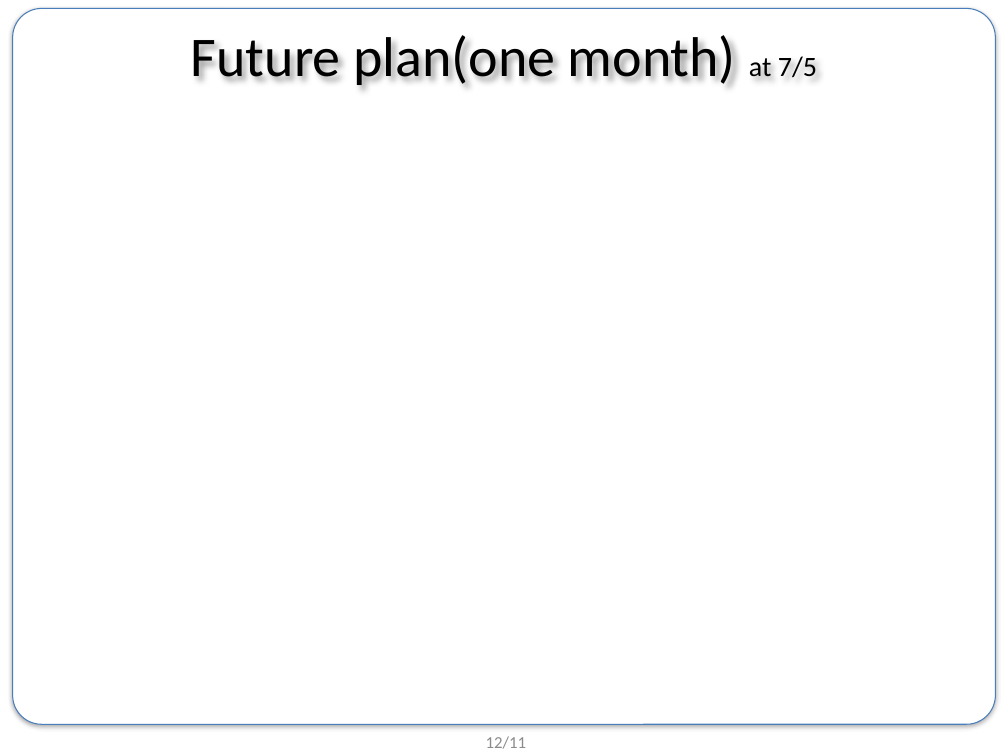
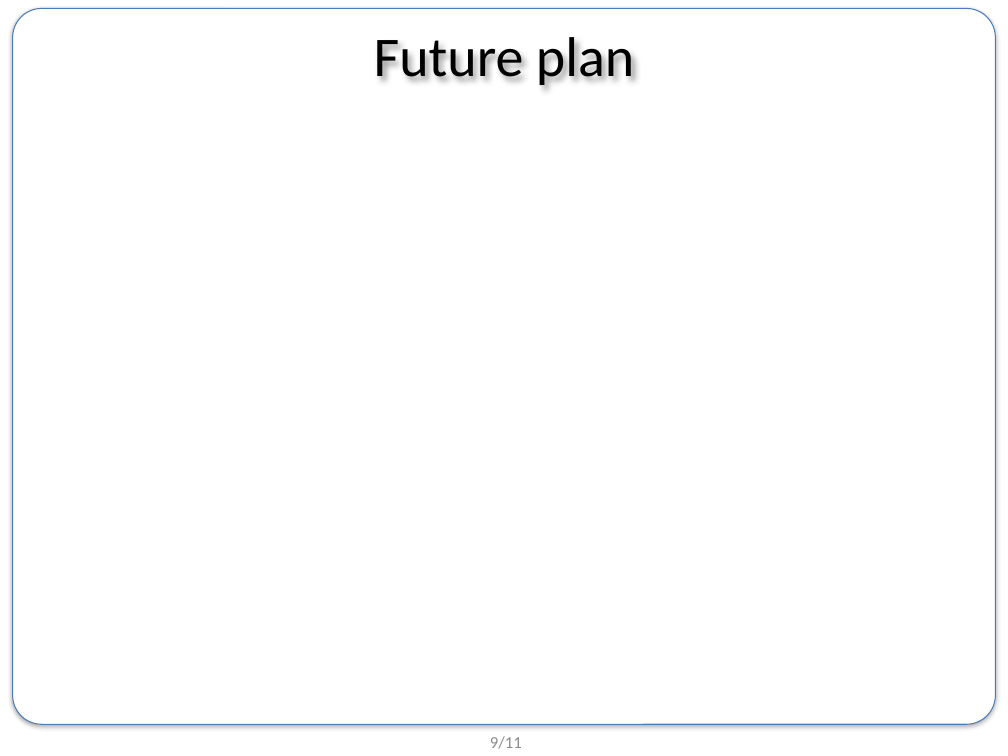
Before and after one commit to BongSangKim/UGRP, a slide deck: slide 9 of Survey meeting/0719 survey/190719 UGRP 발표자료.pptx (slide 12 before the commit). Drawn at 1008x756 pixels with LibreOffice and Linux fonts; fonts in the diff are those of the drawing; grey boxes stand for pictures; background and template pictures are left out. Boxes give left, top, right and bottom in pixels: in the first picture for what was removed or moved away, otherwise in the second. Text is boxed around its words. In the diff, an @@ line names an element or a change of style, - is before the commit and + after.

```diff
--- a/Survey meeting/0719 survey/190719 UGRP 발표자료.pptx
+++ b/Survey meeting/0719 survey/190719 UGRP 발표자료.pptx
@@ title at [374,37,634,85]: text changed @@
-Future plan(one month) at 7/5
+Future plan
@@ page number at [490,736,522,749]: text changed @@
-12/11
+9/11
```
Also in this commit, not shown: 2 other slides changed, 2 slides added, 5 slides removed, 2 other files.
